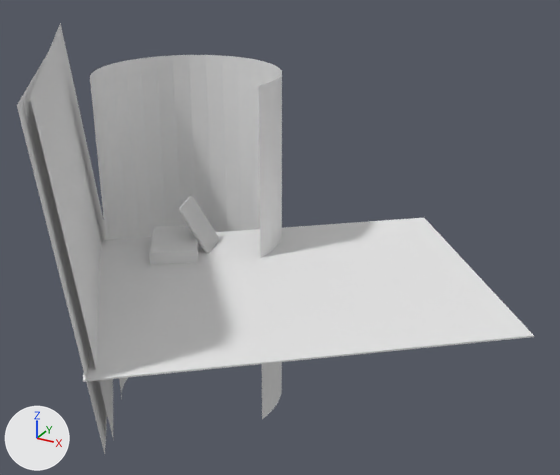
Two versions of the Blender file blend/models/skinned/simple/phoneSet.blend, one commit apart.
Camera for both pictures: a 50 mm camera at (62.0, -90.6, 44.3) aimed at (14.0, -3.5, 0.7). The axes (+X, +Y, +Z) are drawn at lower left. The lights are the same throughout.

The first picture shows 'Background', 'Base', 'Plane.000', 'Plane.002', 'galaxy_note.001', 'support'.
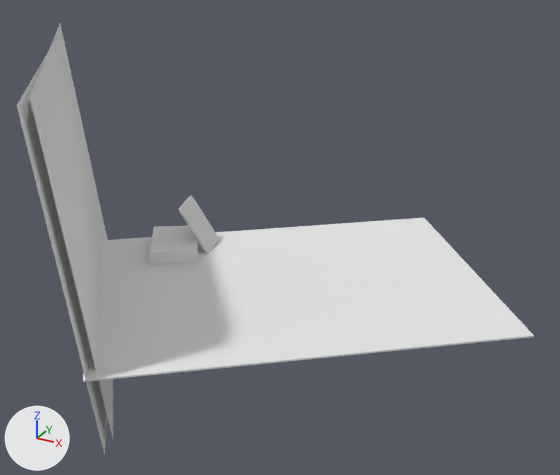
The change, as JSON lines over the scene's bpy script:
```json
{"op": "set", "path": "ob_background.location", "old": "(-4.1, 1.6, 1.0)", "new": "(18.2, 1.6, 124.9)"}
{"op": "set", "path": "ob_background.scale", "old": "(13.8, 13.8, 13.8)", "new": "(141.0, 141.0, 141.0)"}
{"op": "add", "block": "ob_background", "code": "ob_background.hide_viewport = True"}
```

What differs and where, as boxes [x1, y1, x2, y2] in the pictures (560 x 475 px):
```json
{"object": "Background", "change": "hidden", "before": [90, 55, 282, 419]}
```
